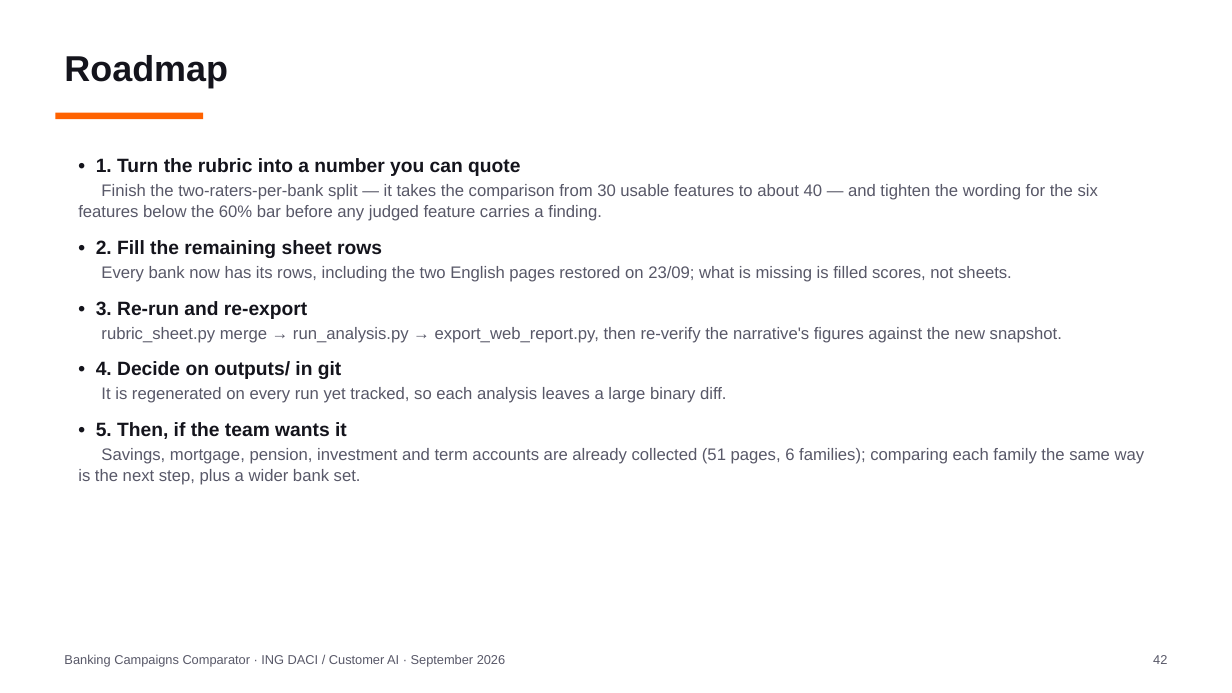
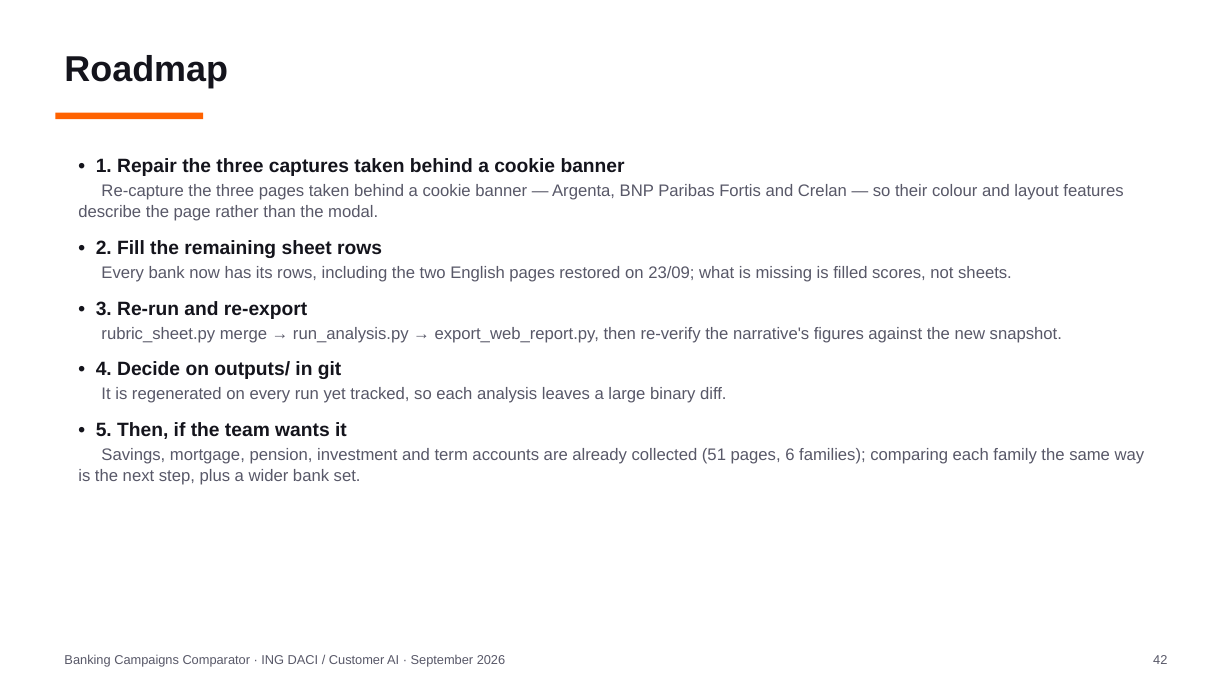
Before and after one commit to Siegried81/ing-usecase, a slide deck: slide 42 of docs/Banking_Campaigns_Comparator.pptx. Drawn at 1232x693 pixels with LibreOffice and Linux fonts; fonts in the diff are those of the drawing. Boxes give left, top, right and bottom in pixels: in the first picture for what was removed or moved away, otherwise in the second. Text is boxed around its words. In the diff, an @@ line names an element or a change of style, - is before the commit and + after.

```diff
--- a/docs/Banking_Campaigns_Comparator.pptx
+++ b/docs/Banking_Campaigns_Comparator.pptx
@@ text at [78,158,1123,221]: text changed @@
-• 1. Turn the rubric into a number you can quote
-Finish the two-raters-per-bank split — it takes the comparison from 30 usable features to about 40 — and tighten the wording for the six features below the 60% bar before any judged feature carries a finding.
+• 1. Repair the three captures taken behind a cookie banner
+Re-capture the three pages taken behind a cookie banner — Argenta, BNP Paribas Fortis and Crelan — so their colour and layout features describe the page rather than the modal.
```
Also in this commit, not shown: 3 other slides changed, 37 other files.
